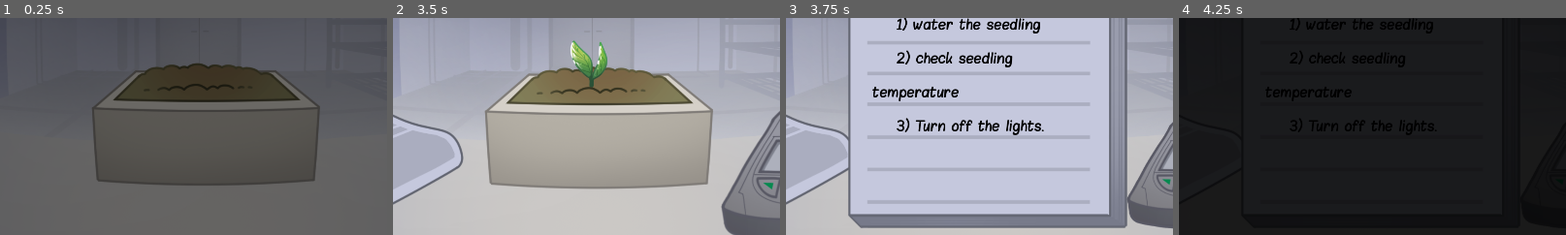
Above: before the commit, frames 1-4 (left to right).
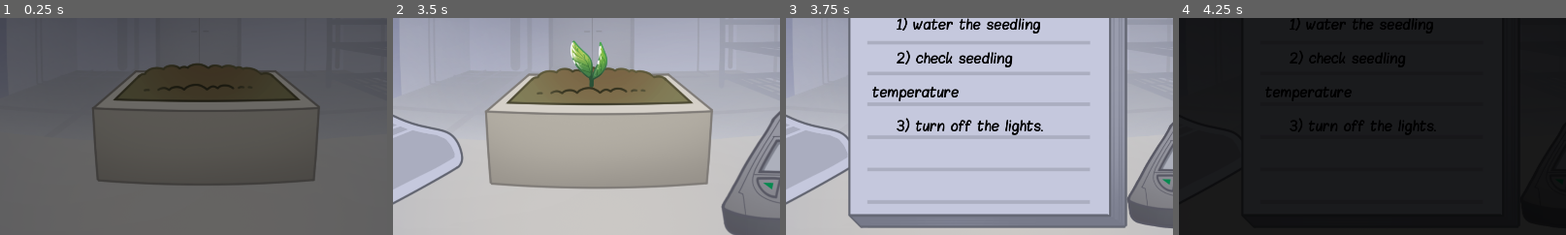
Above: after the commit, the same moments.

Repository: gringames/fem-devs-jam-24
Game: Godot game, scene res://menus/main_menu.tscn
The game is run twice, just before and just after one commit, with the same random seed, the same clock (stepped at 60 frames per second) and the same inputs. Sound files missing from this copy of the repository are replaced by a short silence.
Inputs (mouse positions are % of the whole screen's width and height, from its top left):
- Up to frame 1 (0.25 s): no input
- Up to frame 2 (3.5 s): move the mouse to (51, 73) at 0.52 s; click (51, 73) at 0.6 s; move the mouse to (16, 49) at 1.27 s; click (16, 49) at 1.35 s; move the mouse to (51, 74) at 2.02 s; click (51, 74) at 2.1 s; move the mouse to (77, 81) at 2.77 s; click (77, 81) at 2.85 s
- Up to frame 3 (3.75 s): move the mouse to (94, 80) at 3.52 s; click (94, 80) at 3.6 s
- Up to frame 4 (4.25 s): no input
The pictures show only the part of the screen within x 24-74%, y 49-98%; the shares and areas given below are measured in that part.

Frames 1-2 are identical in both runs. In frame 3, 0.7% of the frame differs, in the area x 33-67%, y 46-55%; in frame 4, 0.1%.

Commit message:
add dialogue sfx to phone call

Diff:
--- a/femdevsjam24/Features/day_cycle/day_manager.gd
+++ b/femdevsjam24/Features/day_cycle/day_manager.gd
@@ -310,7 +310,7 @@
 
 func _create_tasks_checklist(tasks: Array) -> String:
 	if tasks.is_empty():
-		return "\t1) Turn off the lights."
+		return "\t1) turn off the lights."
 
 	var checklist: String = "Tasks for today:\n"
 	var task_counter: int = 1
@@ -318,7 +318,7 @@
 	for task in tasks:
 		checklist +=  "\t" + str(task_counter) + ") " + str(task) + "\n"
 		task_counter += 1
-	return checklist + "\t" + str(task_counter) + ") Turn off the lights."
+	return checklist + "\t" + str(task_counter) + ") turn off the lights."
 
 
 func _stop_current_music_track() -> void:
--- a/femdevsjam24/Text/Box/text_box.gd
+++ b/femdevsjam24/Text/Box/text_box.gd
@@ -12,6 +12,7 @@
 var close_button: Button
 
 var input_field: TextInput
+var dialogue_sfx: AudioStreamPlayer
 
 var current_pages: Array
 var current_message: String
@@ -40,6 +41,8 @@
 	input_field = $DialogueBox/TextInput
 	input_field.hide()
 
+	dialogue_sfx = $DialogueSFX
+
 	if not visible_by_default:
 		disappear()
 
@@ -57,7 +60,6 @@
 
 	next_button.show()
 	close_button.hide()
-	_next_page()
 
 
 # MESSAGE ------------------------------------------------------------------------------------------
@@ -79,16 +81,22 @@
 # BOX ----------------------------------------------------------------------------------------------
 
 func appear() -> void:
+	_next_page()
 	show()
+	dialogue_sfx.play()
 
 
 func disappear() -> void:
+	dialogue_sfx.stop()
 	hide()
 
 
 # BUTTONS ------------------------------------------------------------------------------------------
 
 func _next_page() -> void:
+	dialogue_sfx.stop()
+	dialogue_sfx.play()
+
 	if counter >= current_pages.size():
 		return
 
--- a/femdevsjam24/Text/Box/text_box.tscn
+++ b/femdevsjam24/Text/Box/text_box.tscn
@@ -6,6 +6,7 @@
 [ext_resource type="FontFile" uid="uid://xbhj7mwadq52" path="res://Fonts/arsenal/Arsenal-Italic.otf" id="3_05ypr"]
 [ext_resource type="FontFile" uid="uid://3hke8kf5q8k8" path="res://Fonts/arsenal/Arsenal-BoldItalic.otf" id="4_tcajj"]
 [ext_resource type="FontFile" uid="uid://dvxig3y6u5rkg" path="res://Fonts/arsenal/Arsenal-Bold.otf" id="5_6nwor"]
+[ext_resource type="AudioStream" uid="uid://celprjm58fs2k" path="res://Sounds/Dialogue blips 2.wav" id="7_kq633"]
 
 [node name="TextBox" type="Node2D"]
 script = ExtResource("1_pb4nd")
@@ -136,3 +137,7 @@
 offset_bottom = 569.0
 theme_override_fonts/font = ExtResource("2_0vked")
 text = "SEND"
+
+[node name="DialogueSFX" type="AudioStreamPlayer" parent="."]
+stream = ExtResource("7_kq633")
+volume_db = -10.0
Not shown: 1 places in femdevsjam24/Text/Box/text_box.tscn that only renumber resources
